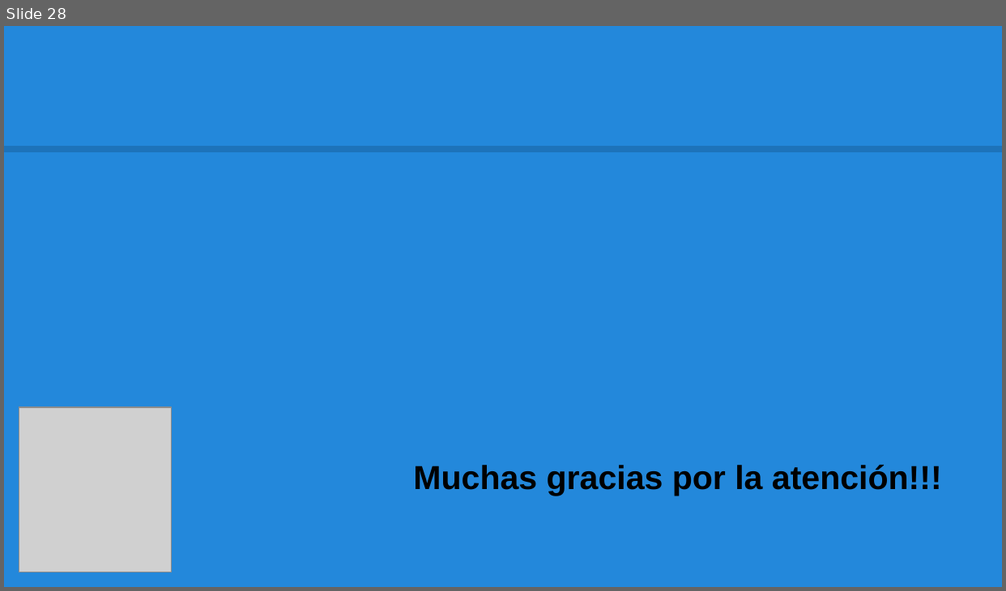
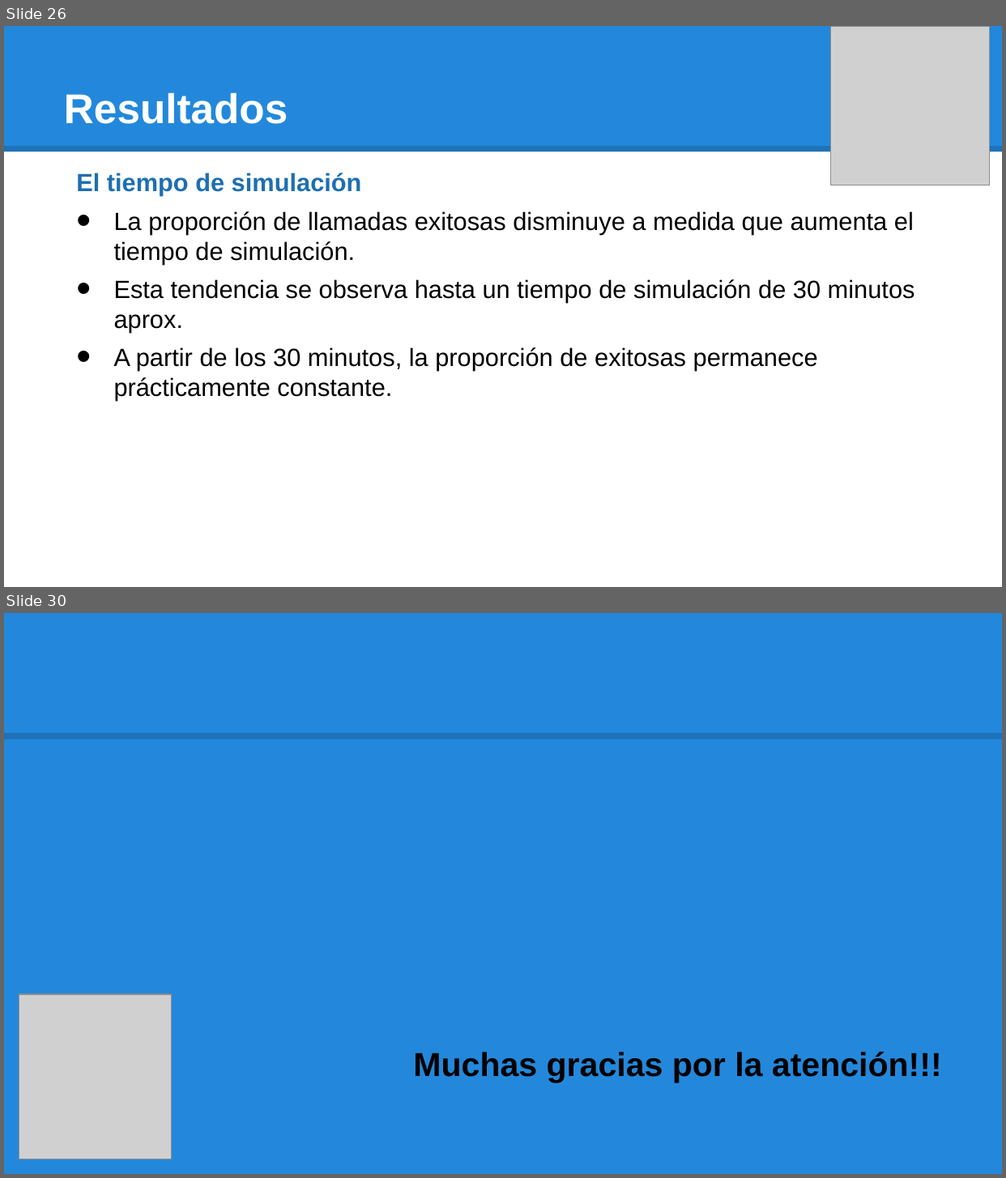
Before and after one commit to jampys/simulacion_informe, a slide deck: TF_SIMULACION_PRESENTACION.pptx. Shown one above the other, each under a label of ours: slide 28 before the commit, slides 26 and 30 after it; the slides between them are not shown. The pictures are 1006x591 and 1006x1178 pixels, drawn with LibreOffice and Linux fonts; fonts in the diff are those of the drawing; grey boxes stand for pictures. Boxes give left, top, right and bottom in pixels: in the first picture for what was removed or moved away, otherwise in the second. Text is boxed around its words. In the diff, an @@ line names an element or a change of style, - is before the commit and + after.

```diff
--- a/TF_SIMULACION_PRESENTACION.pptx
+++ b/TF_SIMULACION_PRESENTACION.pptx
@@ slide 26 added at [4,26,1002,587], background #FFFFFF; not listed: 1 template element that a slide beside it also shows @@
@@ rectangle added at [4,26,1002,152], fill #2388DB @@
@@ picture added at [830,26,989,185] @@
@@ title added at [64,92,288,124], 30 pt, text #FFFFFF, bold @@
+Resultados
@@ text added at [76,173,915,401], 18 pt, text #000000 @@
+El tiempo de simulación
+• La proporción de llamadas exitosas disminuye a medida que aumenta el tiempo de simulación.
+• Esta tendencia se observa hasta un tiempo de simulación de 30 minutos aprox.
+• A partir de los 30 minutos, la proporción de exitosas permanece prácticamente constante.
@@ what was slide 28 is now slide 30 @@
```
Also in this commit, not shown: 4 slides changed, 24 other slides added, 23 slides removed.
